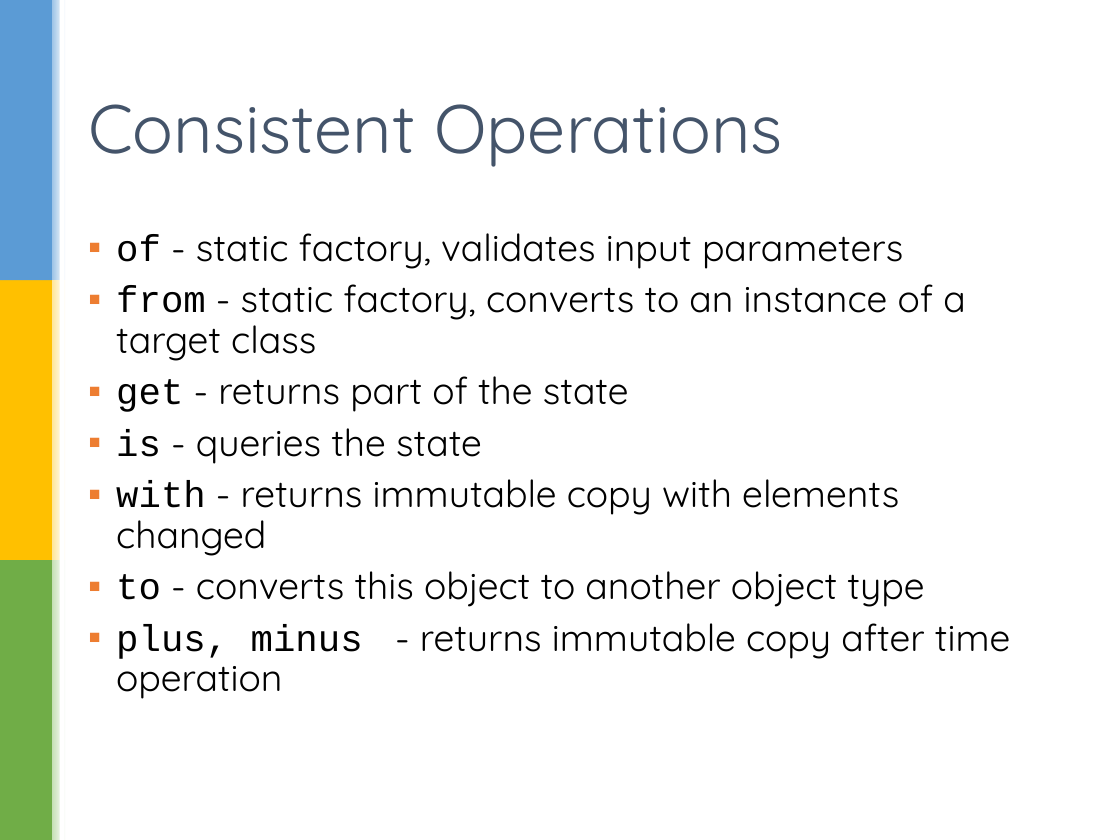
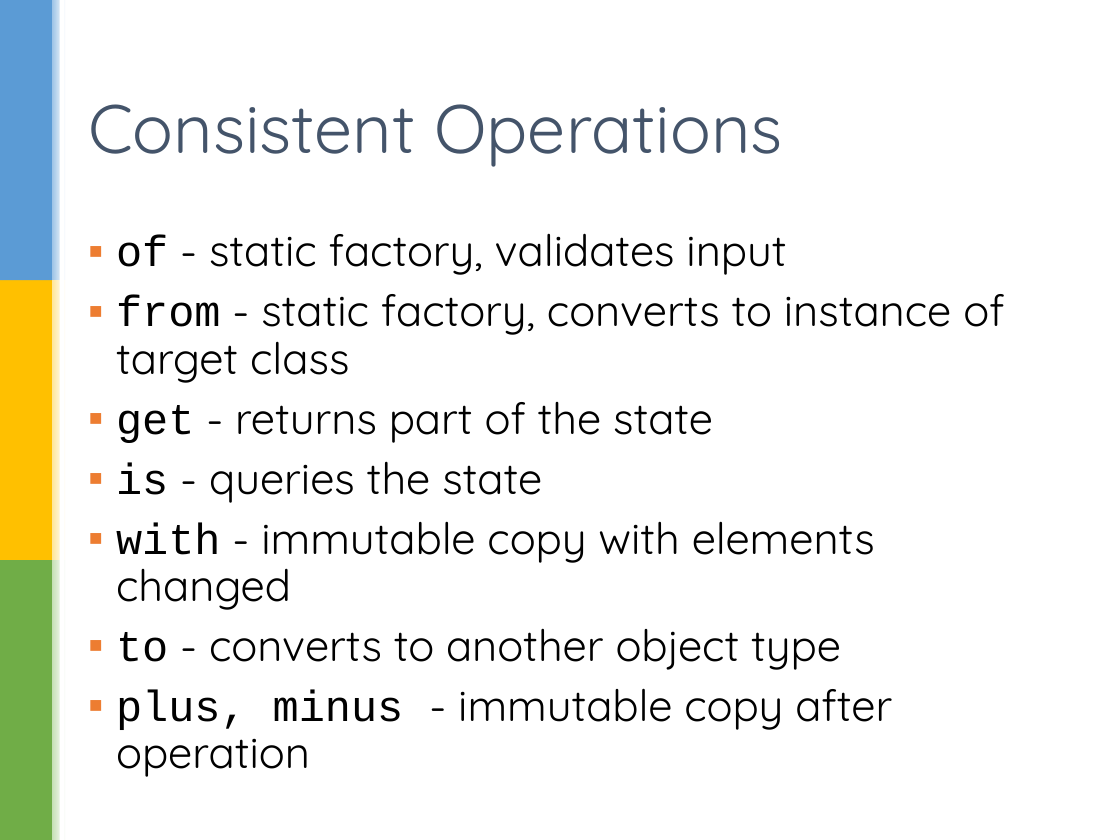
Before and after one commit to sualeh/make-a-date, a slide deck: slide 35 of Java 8 Date and Time API.pptx. Drawn at 1120x840 pixels with LibreOffice and Linux fonts; fonts in the diff are those of the drawing; background and template pictures are left out. Boxes give left, top, right and bottom in pixels: in the first picture for what was removed or moved away, otherwise in the second. Text is boxed around its words. In the diff, an @@ line names an element or a change of style, - is before the commit and + after.

Commit message:
Formatting and editing

```diff
--- a/Java 8 Date and Time API.pptx
+++ b/Java 8 Date and Time API.pptx
@@ text at bbox=[116, 233, 1004, 383]: text changed; size 24 to 28 pt @@
-▪ of - static factory, validates input parameters
-▪ from - static factory, converts to an instance of a target class
+▪ of - static factory, validates input
+▪ from - static factory, converts to instance of target class
@@ text at bbox=[116, 402, 713, 503]: size 24 to 28 pt in "get - returns part of the state", "is - queries the state"; more space between paragraphs @@
@@ text at bbox=[116, 521, 892, 777]: text changed; size 24 to 28 pt @@
-▪ with - returns immutable copy with elements changed
-▪ to - converts this object to another object type
-▪ plus, minus - returns immutable copy after time operation
+▪ with - immutable copy with elements changed
+▪ to - converts to another object type
+▪ plus, minus - immutable copy after operation
```
Also in this commit, not shown: 23 other slides changed.
